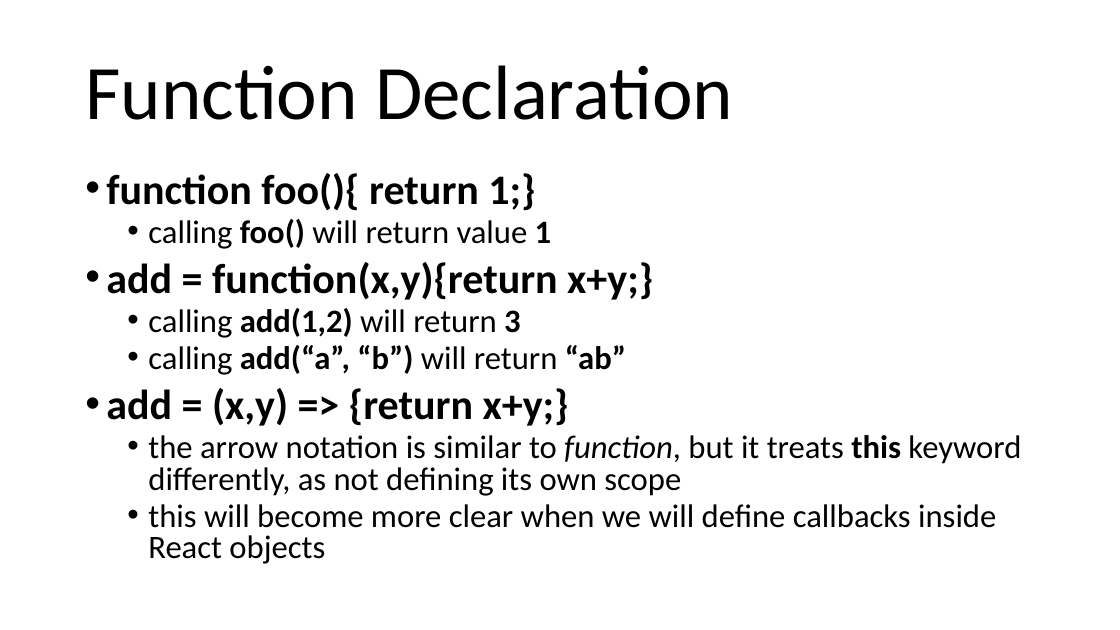
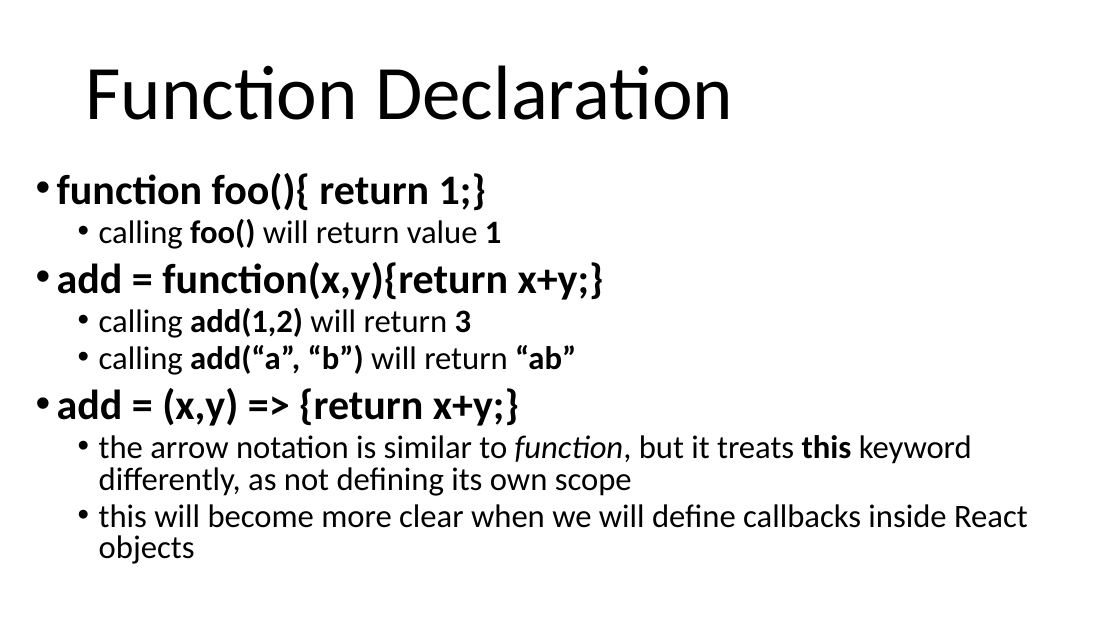
Before and after one commit to arcuri82/web_development_and_api_design, a slide deck: slide 33 of docs/slides/lesson_01.pptx (slide 29 before the commit). Drawn at 1120x630 pixels with LibreOffice and Linux fonts; fonts in the diff are those of the drawing. Boxes give left, top, right and bottom in pixels: in the first picture for what was removed or moved away, otherwise in the second. Text is boxed around its words. In the diff, an @@ line names an element or a change of style, - is before the commit and + after.

```diff
--- a/docs/slides/lesson_01.pptx
+++ b/docs/slides/lesson_01.pptx
@@ text "function foo(){ return 1;}" rewrapped from [106,173,1021,564] to [57,173,1028,564] @@
```
Also in this commit, not shown: 9 other slides changed, 5 slides added, 1 other file.
